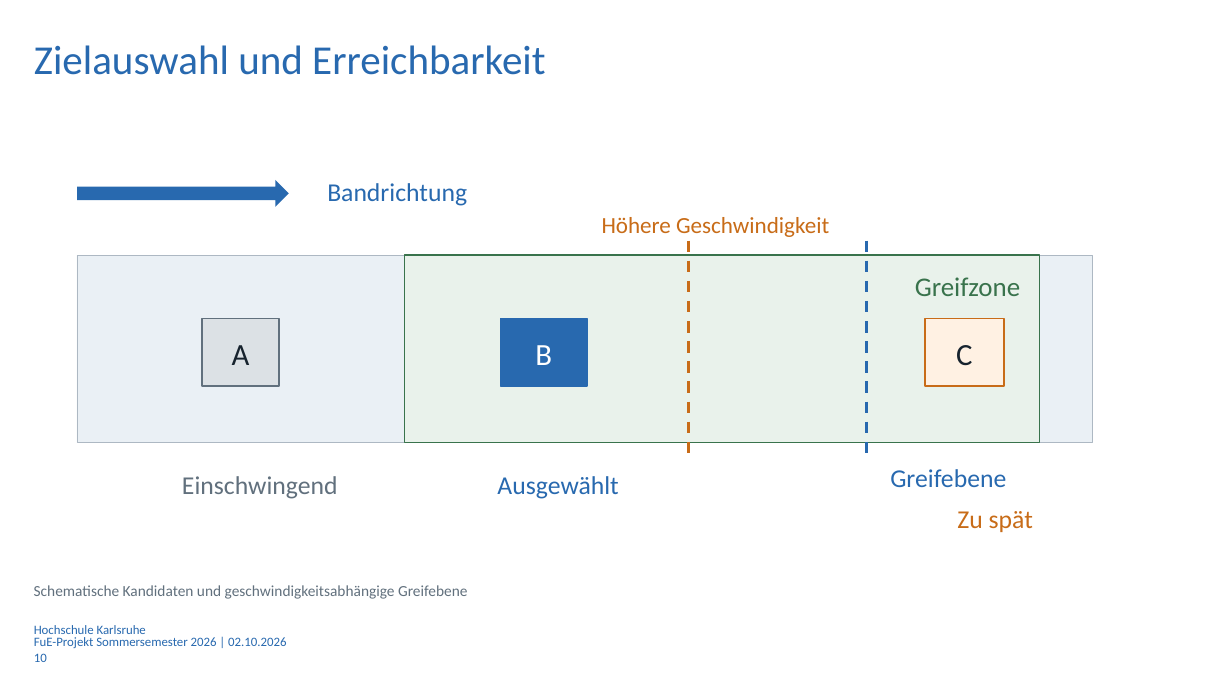
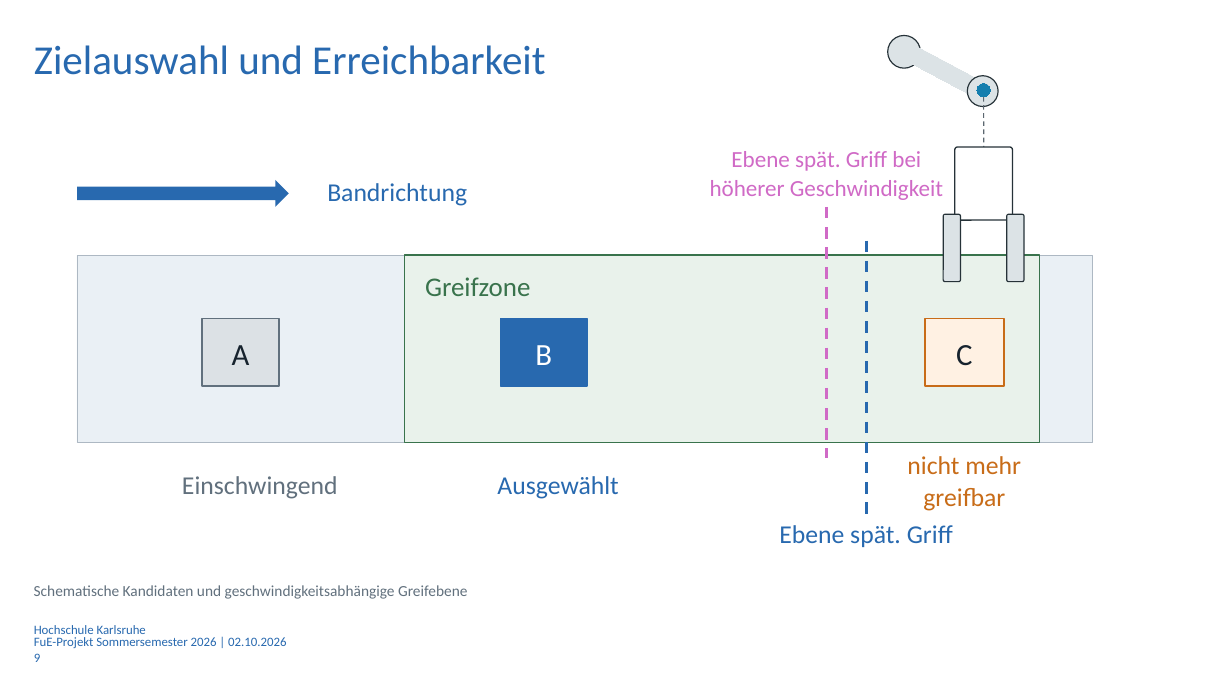
Before and after one commit to Luze212/roboter_tetris, a slide deck: slide 9 of Projektbericht/Presentation/Abschlussprasentation_RoboterTetris_V01.pptx (slide 10 before the commit). Drawn at 1232x693 pixels with LibreOffice and Linux fonts; fonts in the diff are those of the drawing; background and template pictures are left out. Boxes give left, top, right and bottom in pixels: in the first picture for what was removed or moved away, otherwise in the second. Text is boxed around its words. In the diff, an @@ line names an element or a change of style, - is before the commit and + after.

Commit message:
Presentation: draft v01 changed, working version

```diff
--- a/Projektbericht/Presentation/Abschlussprasentation_RoboterTetris_V01.pptx
+++ b/Projektbericht/Presentation/Abschlussprasentation_RoboterTetris_V01.pptx
@@ ellipse added at box(888, 35, 921, 67), fill #DCE3E6, outline #263238 0.9 pt @@
@@ rounded rectangle added at box(892, 38, 994, 103), fill #DCE3E6, outline #DCE3E6 0 pt @@
@@ ellipse added at box(968, 76, 998, 106), fill #DCE3E6, outline #263238 0.9 pt @@
@@ ellipse added at box(977, 83, 991, 97), fill #147EAE, outline #147EAE 0 pt @@
@@ line added from (984, 97) to (984, 147), #5C6770 0.9 pt dashed @@
@@ rounded rectangle added at box(955, 147, 1012, 220), fill #FFFFFF, outline #263238 1.05 pt @@
@@ text at box(710, 151, 943, 200): text changed; text colour #C86C18 to #D06AC6 @@
-Höhere Geschwindigkeit
+Ebene spät. Griff bei höherer Geschwindigkeit
@@ freeform shape: place and size @@
-freeform shape at box(689, 240, 689, 457)
+freeform shape at box(827, 207, 832, 458)
@@ freeform shape at box(827, 207, 832, 458): outline #C86C18 2.25 pt dashed to #D06AC6 2.25 pt dashed @@
@@ rounded rectangle added at box(944, 214, 961, 282), fill #DCE3E6, outline #263238 0.9 pt @@
@@ rounded rectangle added at box(1007, 214, 1025, 282), fill #DCE3E6, outline #263238 0.9 pt @@
@@ text "Greifzone": place and size @@
-text "Greifzone" at box(915, 277, 1020, 296)
+text "Greifzone" at box(425, 277, 530, 296)
@@ text "Greifzone" at box(425, 277, 530, 296): alignment right to left @@
@@ freeform shape: place and size @@
-freeform shape at box(867, 240, 867, 457)
+freeform shape at box(867, 240, 872, 516)
@@ text at box(907, 456, 1021, 511): text changed @@
-Zu spät
+nicht mehr greifbar
@@ text at box(779, 525, 953, 547): text changed @@
-Greifebene
+Ebene spät. Griff
@@ page number at box(34, 653, 40, 662): text changed @@
-10
+9
```
Also in this commit, not shown: 6 other slides changed, 1 slide removed, 3 other files.
